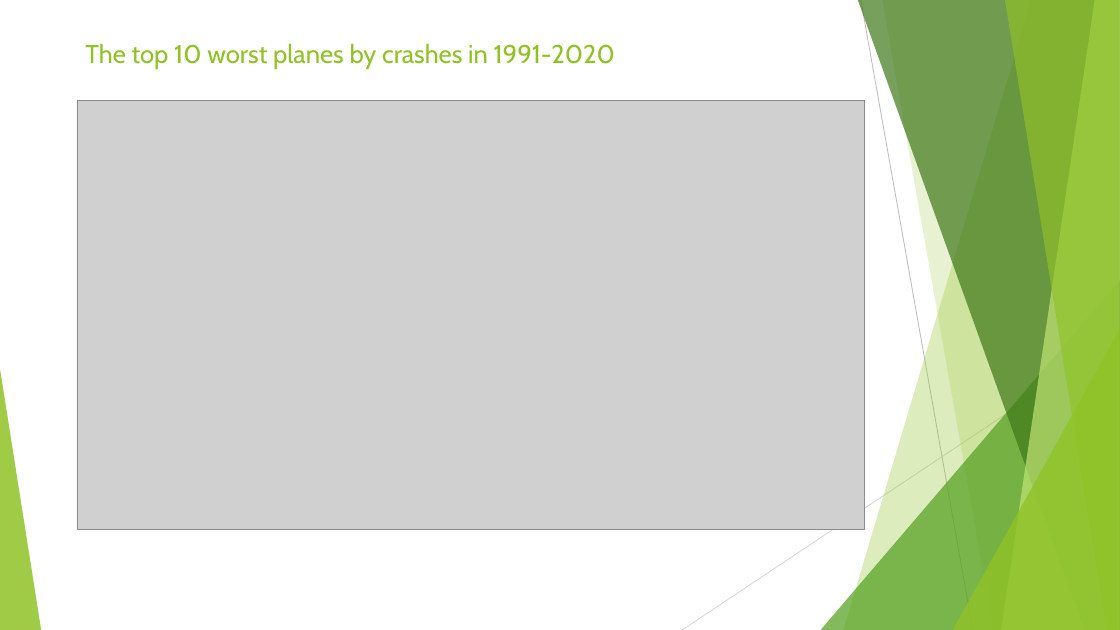
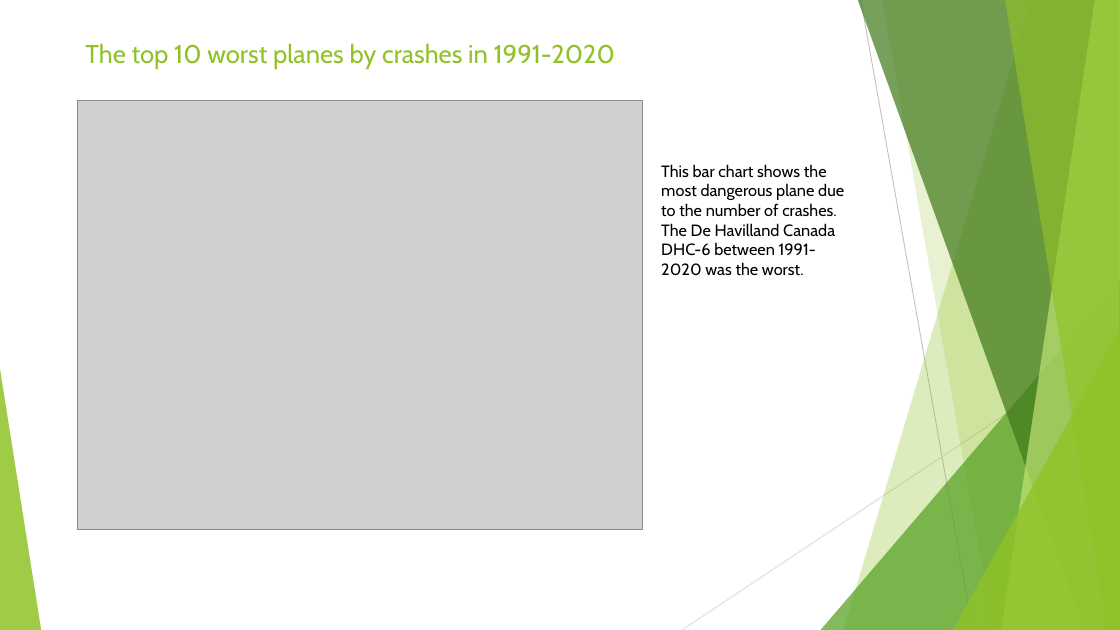
Before and after one commit to MZt92-ui/Project-1-Group-3, a slide deck: slide 4 of plane_crash_presenation_Rob.pptx (slide 2 before the commit). Drawn at 1120x630 pixels with LibreOffice and Linux fonts; fonts in the diff are those of the drawing; grey boxes stand for pictures. Boxes give left, top, right and bottom in pixels: in the first picture for what was removed or moved away, otherwise in the second. Text is boxed around its words. In the diff, an @@ line names an element or a change of style, - is before the commit and + after.

```diff
--- a/plane_crash_presenation_Rob.pptx
+++ b/plane_crash_presenation_Rob.pptx
@@ picture: place and size @@
-picture at box(77, 100, 865, 530)
+picture at box(77, 100, 643, 530)
@@ text added at box(661, 164, 844, 276), 14 pt, text #000000 @@
+This bar chart shows the most dangerous plane due to the number of crashes. The De Havilland Canada DHC-6 between 1991-2020 was the worst.
```
Also in this commit, not shown: 3 other slides changed, 4 slides added, 1 slide removed.
